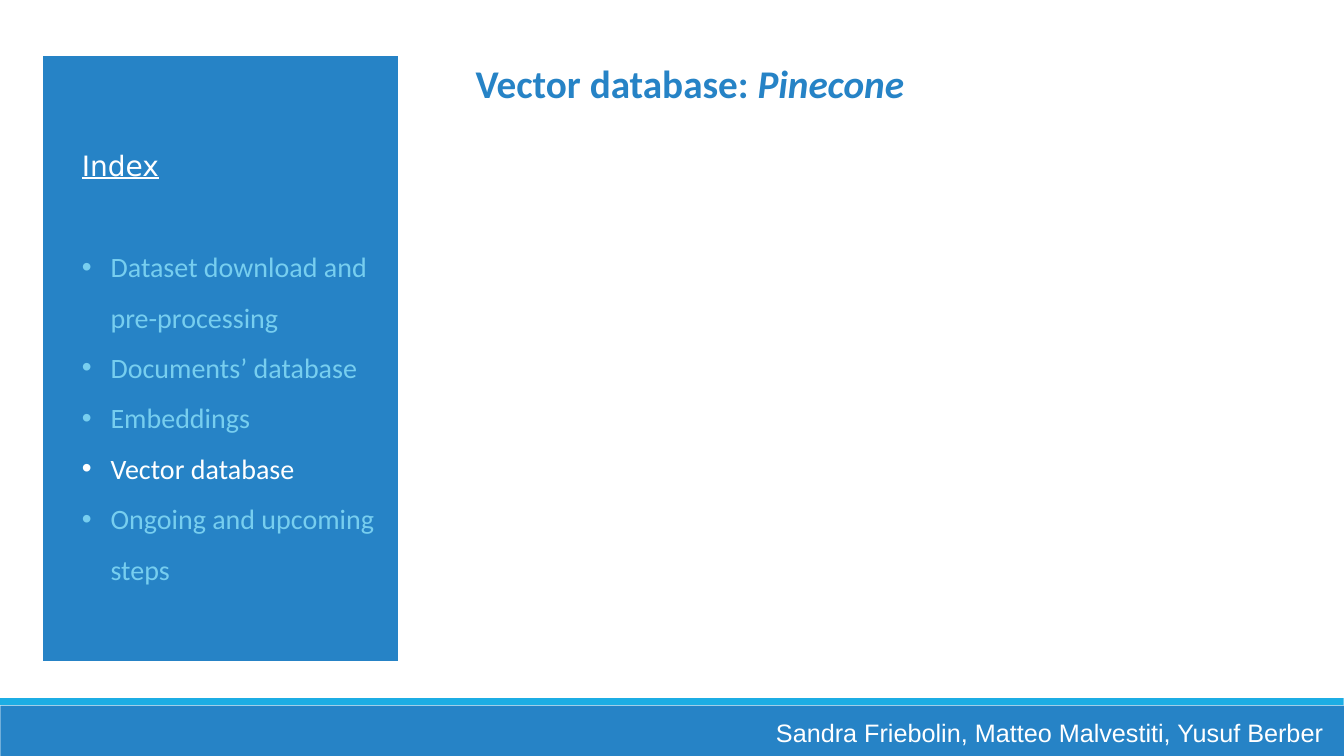
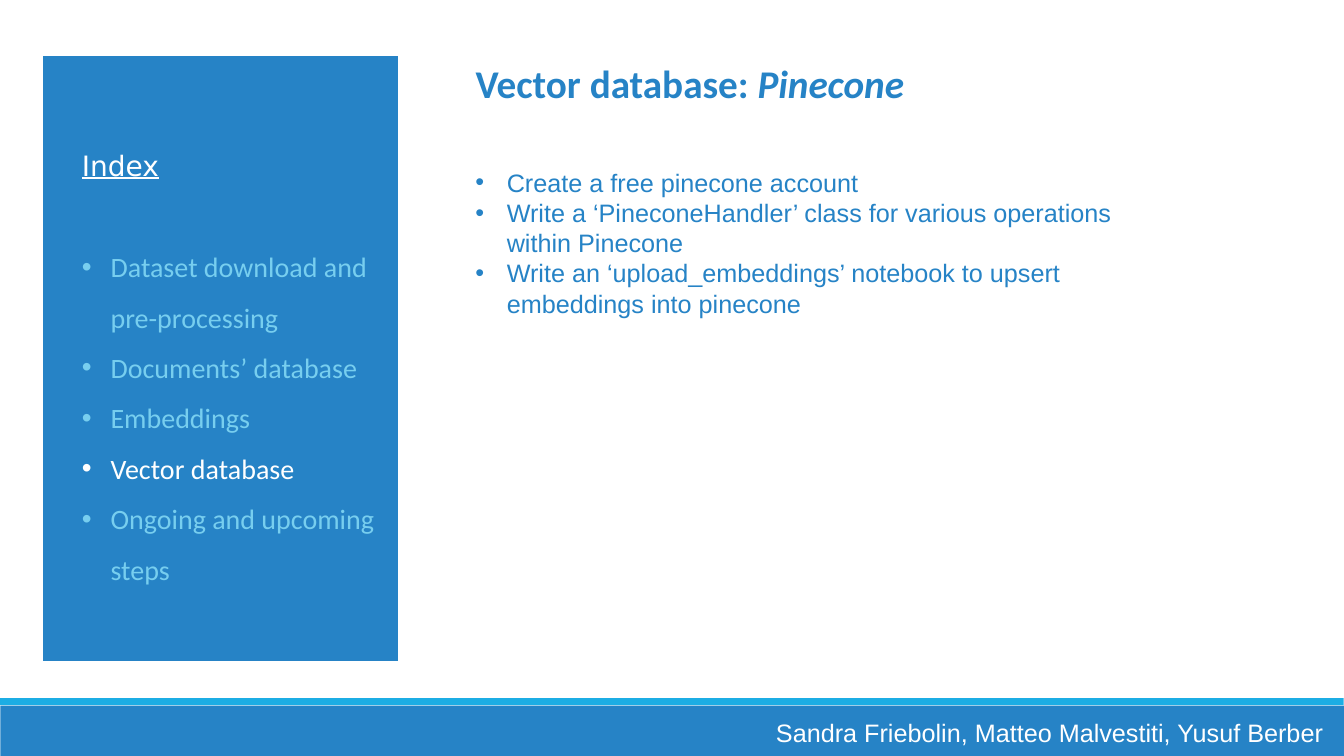
Before and after one commit to Matteo-Malve/RAGMedAssist-INLPT-WS2023, a slide deck: slide 11 of project/docs/Milestone-meeting_slides.pptx. Drawn at 1344x756 pixels with LibreOffice and Linux fonts; fonts in the diff are those of the drawing. Boxes give left, top, right and bottom in pixels: in the first picture for what was removed or moved away, otherwise in the second. Text is boxed around its words. In the diff, an @@ line names an element or a change of style, - is before the commit and + after.

```diff
--- a/project/docs/Milestone-meeting_slides.pptx
+++ b/project/docs/Milestone-meeting_slides.pptx
@@ text added at [507,173,1111,318], 18 pt, text #2683C6 @@
+• Create a free pinecone account
+• Write a ‘PineconeHandler’ class for various operations within Pinecone
+• Write an ‘upload_embeddings’ notebook to upsert embeddings into pinecone
```
Also in this commit, not shown: 1 other slide changed.
